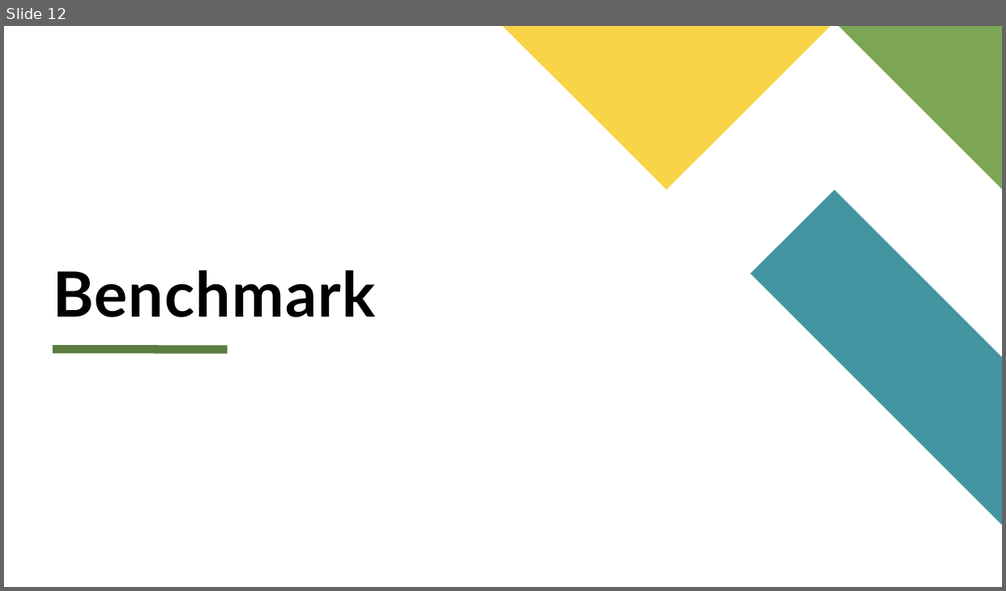
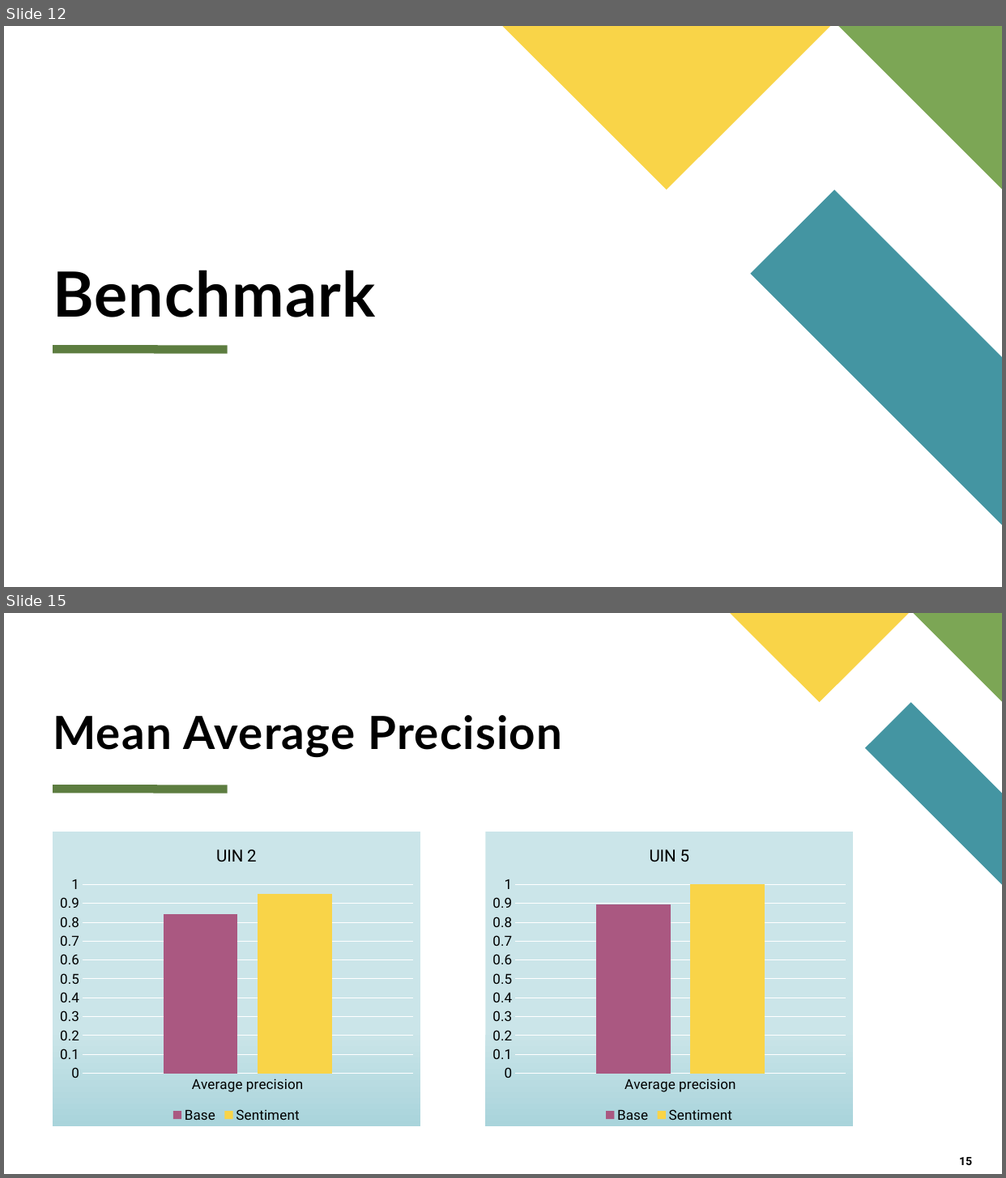
Before and after one commit to dennyciccia/full-text-search-engine, a slide deck: presentazione/Presentazione search engine.pptx. Shown one above the other, each under a label of ours: slide 12 before the commit, slides 12 and 15 after it; the slides between them are not shown. The pictures are 1006x591 and 1006x1178 pixels, drawn with LibreOffice and Linux fonts; fonts in the diff are those of the drawing. Boxes give left, top, right and bottom in pixels: in the first picture for what was removed or moved away, otherwise in the second. Text is boxed around its words. In the diff, an @@ line names an element or a change of style, - is before the commit and + after.

```diff
--- a/presentazione/Presentazione search engine.pptx
+++ b/presentazione/Presentazione search engine.pptx
@@ slide 15 added at bbox=[4, 613, 1002, 1174], background #FFFFFF @@
@@ freeform shape added at bbox=[731, 613, 909, 702], fill #F9D448 @@
@@ freeform shape added at bbox=[914, 613, 1002, 702], fill #7CA655 @@
@@ freeform shape added at bbox=[865, 702, 1002, 884], fill #4495A2 @@
@@ title added at bbox=[53, 715, 563, 758], 44 pt, text #000000, bold @@
+Mean Average Precision
@@ line added from (53, 789) to (227, 789), #5D7D40 8 pt @@
@@ column chart added at bbox=[53, 833, 420, 1127] @@
+title "UIN 2 "
+categories: Average precision
+Base: 0.84
+Sentiment: 0.95
@@ column chart added at bbox=[485, 833, 853, 1127] @@
+title "UIN 5 "
+categories: Average precision
+Base: 0.9
+Sentiment: 1
@@ page number added at bbox=[959, 1157, 972, 1165], 11 pt, text #000000, bold @@
+15
```
Also in this commit, not shown: 8 slides changed, 2 other slides added, 10 slides removed.
